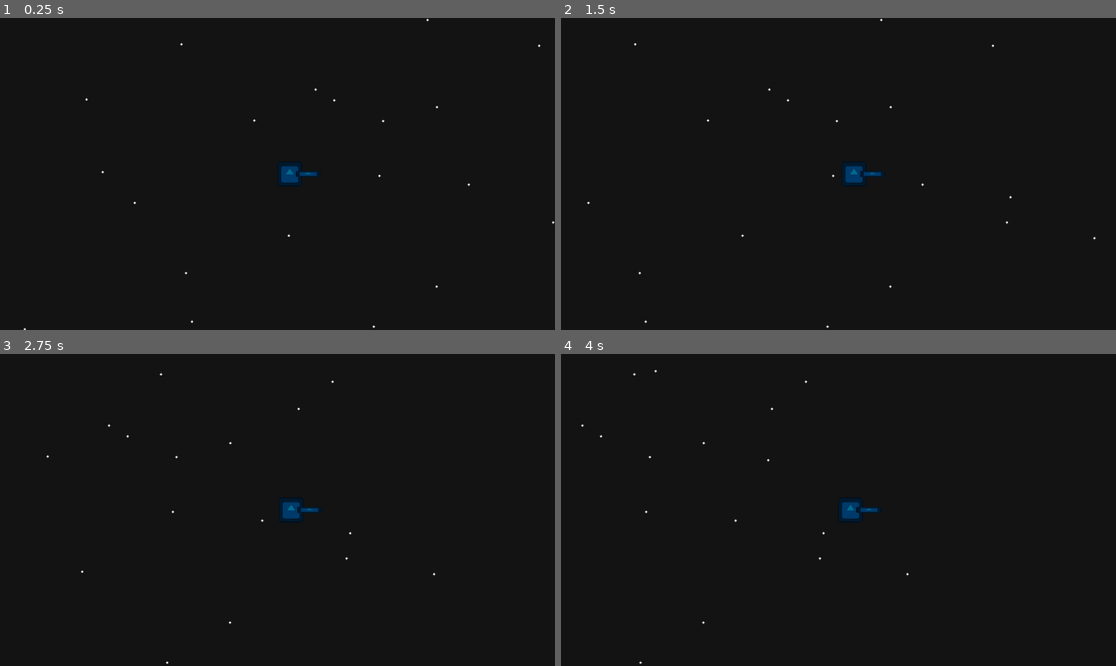
Above: before the commit, frames 1-4 (two rows, left to right).
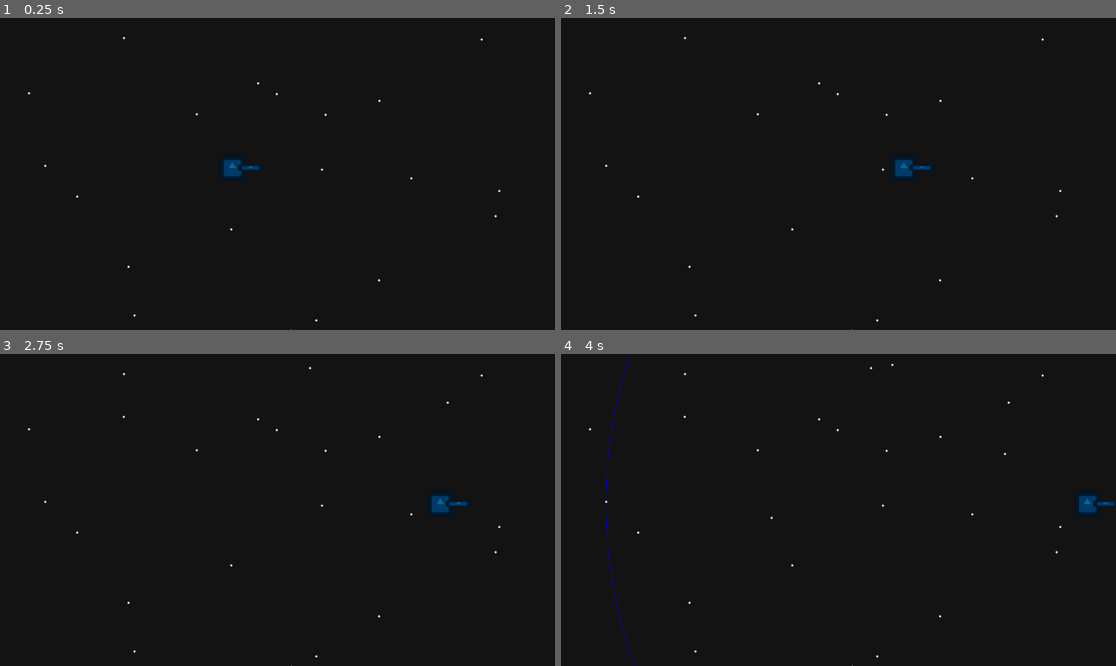
Above: after the commit, the same moments.

Repository: RagnarRally/Spooky_GAMEJAM_2025
Game: Godot game, scene res://scenes/test/EdvinScene.tscn
Two runs of this game, one before a commit and one after it. Both use one fixed random seed, a clock stepped at 60 frames per second and the inputs below. This scene is started directly instead of the project's main scene. The engine's default icon, where the game draws it, is replaced by a stand-in: a white triangle on a blue panel in a dark square.
Inputs:
- Up to frame 1 (0.25 s): no input
- Up to frame 2 (1.5 s): hold Right (rotate_right) 0.53-1.28 s; hold Left (rotate_left) from 1.28 s (still down)
- Up to frame 3 (2.75 s): release Left (rotate_left) at 2.03 s; hold Right (rotate_right) from 2.03 s (still down)
- Up to frame 4 (4 s): release Right (rotate_right) at 3.53 s; hold Left (rotate_left) from 3.53 s (still down)

The runs differ from the first frame. In frame 1, 0.8% of the frame differs, in the area x 4-100%, y 0-100%; in frame 2, 0.8%; in frame 3, 0.8%; in frame 4, 1.0%, in the area x 3-100%, y 0-100%.

Commit message:
added game scene and started merging together work

Diff:
--- a/scenes/test/planet.tscn
+++ b/entities/planet/planet.tscn
@@ -1,6 +1,6 @@
 [gd_scene load_steps=6 format=3 uid="uid://ckrpxipsrp27m"]
 
-[ext_resource type="Script" uid="uid://d3kn02m7watx" path="res://scenes/test/planet.gd" id="1_fhyl1"]
+[ext_resource type="Script" uid="uid://d3kn02m7watx" path="res://entities/planet/planet.gd" id="1_fhyl1"]
 [ext_resource type="Texture2D" uid="uid://bfqhhw1rjjv0e" path="res://icon.svg" id="2_0pdj7"]
 [ext_resource type="Script" uid="uid://cq300ud1f7bro" path="res://scenes/test/planet_properties_res.gd" id="2_7hoq1"]
 
--- /dev/null
+++ b/entities/player_spaceship/player_spaceship.gd
@@ -0,0 +1,25 @@
+extends RigidBody2D
+class_name PlayerSpaceship
+
+@export var engine_power = 800
+@export var spin_power = 10000
+
+const distance = 1000
+
+var thrust = Vector2.ZERO
+var rotation_dir = 0
+
+const burstTimeOut = 1.0
+var timeOut
+
+func _ready() -> void:
+	timeOut = burstTimeOut
+
+func _physics_process(delta):
+	thrust = Vector2.ZERO
+	rotation_dir = Input.get_axis("rotate_left", "rotate_right")
+	constant_torque = rotation_dir * spin_power
+	timeOut -= delta
+	if (timeOut < 0.0):
+		apply_impulse(-transform.y * engine_power, Vector2.ZERO)
+		timeOut = burstTimeOut
--- /dev/null
+++ b/entities/player_spaceship/player_spaceship.tscn
@@ -0,0 +1,24 @@
+[gd_scene load_steps=4 format=3 uid="uid://dkvu8ncimgpxm"]
+
+[ext_resource type="Script" uid="uid://bsbmc15pt5t75" path="res://entities/player_spaceship/player_spaceship.gd" id="1_uu7e4"]
+[ext_resource type="Texture2D" uid="uid://bfqhhw1rjjv0e" path="res://icon.svg" id="2_0nreo"]
+
+[sub_resource type="CircleShape2D" id="CircleShape2D_erg1n"]
+radius = 25.019993
+
+[node name="PlayerSpaceship" type="RigidBody2D"]
+script = ExtResource("1_uu7e4")
+
+[node name="Sprite2D" type="Sprite2D" parent="."]
+modulate = Color(1.0588765e-06, 0.41488987, 0.5531835, 1)
+scale = Vector2(0.4, 0.4)
+texture = ExtResource("2_0nreo")
+
+[node name="Sprite2D2" type="Sprite2D" parent="."]
+modulate = Color(1.0588765e-06, 0.41488987, 0.5531835, 1)
+position = Vector2(37.999996, 0)
+scale = Vector2(0.4, 0.1)
+texture = ExtResource("2_0nreo")
+
+[node name="CollisionShape2D" type="CollisionShape2D" parent="."]
+shape = SubResource("CircleShape2D_erg1n")
--- /dev/null
+++ b/scenes/game.tscn
@@ -0,0 +1,43 @@
+[gd_scene load_steps=6 format=3 uid="uid://c1gpmg3iulicg"]
+
+[ext_resource type="PackedScene" uid="uid://dkvu8ncimgpxm" path="res://entities/player_spaceship/player_spaceship.tscn" id="1_uwrxv"]
+[ext_resource type="Texture2D" uid="uid://cbmtggq0spdp4" path="res://assets/art/Star_small.png" id="2_lbhrr"]
+[ext_resource type="PackedScene" uid="uid://6wo182se5ki" path="res://systems/planet_spawner/planet_spawner_controller.tscn" id="2_lnu2h"]
+[ext_resource type="PackedScene" uid="uid://ckrpxipsrp27m" path="res://entities/planet/planet.tscn" id="3_lbhrr"]
+
+[sub_resource type="ParticleProcessMaterial" id="ParticleProcessMaterial_iywne"]
+particle_flag_disable_z = true
+emission_shape = 3
+emission_box_extents = Vector3(1000, 1000, 1)
+gravity = Vector3(0, 0, 0)
+
+[node name="Game" type="Node2D"]
+
+[node name="PlayerSpaceship" parent="." instance=ExtResource("1_uwrxv")]
+position = Vector2(548, 329)
+
+[node name="Camera2D" type="Camera2D" parent="PlayerSpaceship"]
+
+[node name="GPUParticles2D" type="GPUParticles2D" parent="PlayerSpaceship"]
+position = Vector2(8, 2)
+amount = 100
+texture = ExtResource("2_lbhrr")
+lifetime = 20.0
+preprocess = 20.0
+process_material = SubResource("ParticleProcessMaterial_iywne")
+
+[node name="PlanetSpawnerController" parent="." node_paths=PackedStringArray("player") instance=ExtResource("2_lnu2h")]
+planet_packed = ExtResource("3_lbhrr")
+player = NodePath("../PlayerSpaceship")
+
+[node name="CanvasLayer" type="CanvasLayer" parent="."]
+layer = -10
+
+[node name="ColorRect" type="ColorRect" parent="CanvasLayer"]
+anchors_preset = 15
+anchor_right = 1.0
+anchor_bottom = 1.0
+grow_horizontal = 2
+grow_vertical = 2
+color = Color(0.07683582, 0.07683582, 0.07683582, 1)
+metadata/_edit_use_anchors_ = true
--- a/scenes/test/EdvinScene.tscn
+++ b/scenes/test/EdvinScene.tscn
@@ -1,8 +1,8 @@
 [gd_scene load_steps=7 format=3 uid="uid://b2d3k8vgb6eeh"]
 
 [ext_resource type="Script" uid="uid://b3fiddcai3dfo" path="res://scenes/test/edvin_scene.gd" id="1_17cmv"]
-[ext_resource type="PackedScene" uid="uid://6wo182se5ki" path="res://scenes/test/components/planet_spawner_controller.tscn" id="2_qcovl"]
-[ext_resource type="PackedScene" uid="uid://ckrpxipsrp27m" path="res://scenes/test/planet.tscn" id="3_riq1m"]
+[ext_resource type="PackedScene" uid="uid://6wo182se5ki" path="res://systems/planet_spawner/planet_spawner_controller.tscn" id="2_qcovl"]
+[ext_resource type="PackedScene" uid="uid://ckrpxipsrp27m" path="res://entities/planet/planet.tscn" id="3_riq1m"]
 [ext_resource type="PackedScene" uid="uid://1v1prufly1iy" path="res://scenes/test/entities/e_player_spaceship.tscn" id="4_riq1m"]
 [ext_resource type="Texture2D" uid="uid://cbmtggq0spdp4" path="res://assets/art/Star_small.png" id="5_erg1n"]
 
@@ -12,10 +12,9 @@
 emission_box_extents = Vector3(1000, 1000, 1)
 gravity = Vector3(0, 0, 0)
 
-[node name="EdvinScene" type="Node2D" node_paths=PackedStringArray("planet_spawner", "camera")]
+[node name="EdvinScene" type="Node2D" node_paths=PackedStringArray("planet_spawner")]
 script = ExtResource("1_17cmv")
 planet_spawner = NodePath("PlanetSpawnerController")
-camera = NodePath("EPlayerSpaceship/Camera2D")
 
 [node name="PlanetSpawnerController" parent="." node_paths=PackedStringArray("player") instance=ExtResource("2_qcovl")]
 position = Vector2(556, 318)
@@ -25,10 +24,6 @@
 [node name="EPlayerSpaceship" parent="." instance=ExtResource("4_riq1m")]
 position = Vector2(436, 311)
 linear_velocity = Vector2(200, 0)
-
-[node name="Camera2D" type="Camera2D" parent="EPlayerSpaceship"]
-limit_enabled = false
-position_smoothing_enabled = true
 
 [node name="GPUParticles2D" type="GPUParticles2D" parent="EPlayerSpaceship"]
 position = Vector2(8, 2)
--- a/scenes/test/components/planet_spawner_controller.gd
+++ b/systems/planet_spawner/planet_spawner_controller.gd
@@ -2,7 +2,7 @@
 class_name PlanetSpawnerController
 
 @export var planet_packed: PackedScene
-@export var player: EPlayerSpaceship
+@export var player: RigidBody2D
 
 @export var spawn_range: float = 1000
 @export var spawn_interval: Vector2 = Vector2(1,2)
--- a/scenes/test/components/planet_spawner_controller.tscn
+++ b/systems/planet_spawner/planet_spawner_controller.tscn
@@ -1,6 +1,6 @@
 [gd_scene load_steps=2 format=3 uid="uid://6wo182se5ki"]
 
-[ext_resource type="Script" uid="uid://c5848xs1i7vdp" path="res://scenes/test/components/planet_spawner_controller.gd" id="1_celkx"]
+[ext_resource type="Script" uid="uid://c5848xs1i7vdp" path="res://systems/planet_spawner/planet_spawner_controller.gd" id="1_celkx"]
 
 [node name="PlanetSpawnerController" type="Node2D"]
 script = ExtResource("1_celkx")
Renamed: scenes/test/planet.gd.uid -> entities/planet/planet.gd.uid
Not shown, added: entities/player_spaceship/player_spaceship.gd.uid
Renamed: scenes/test/components/planet_spawner_controller.gd.uid -> systems/planet_spawner/planet_spawner_controller.gd.uid
